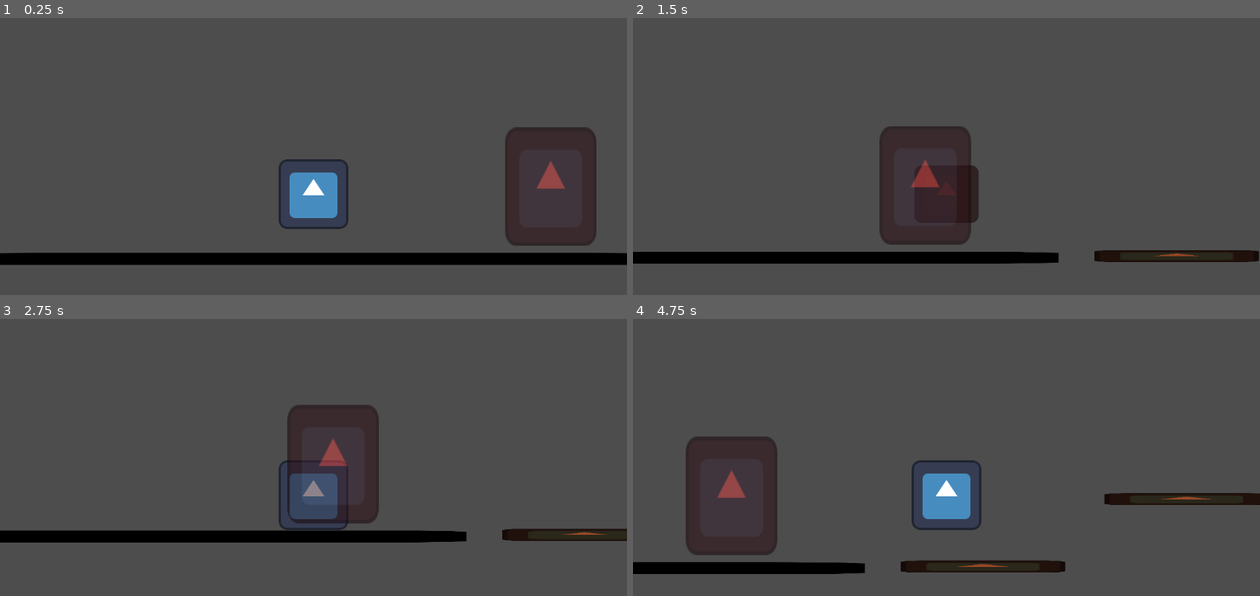
Above: before the commit, frames 1-4 (two rows, left to right).
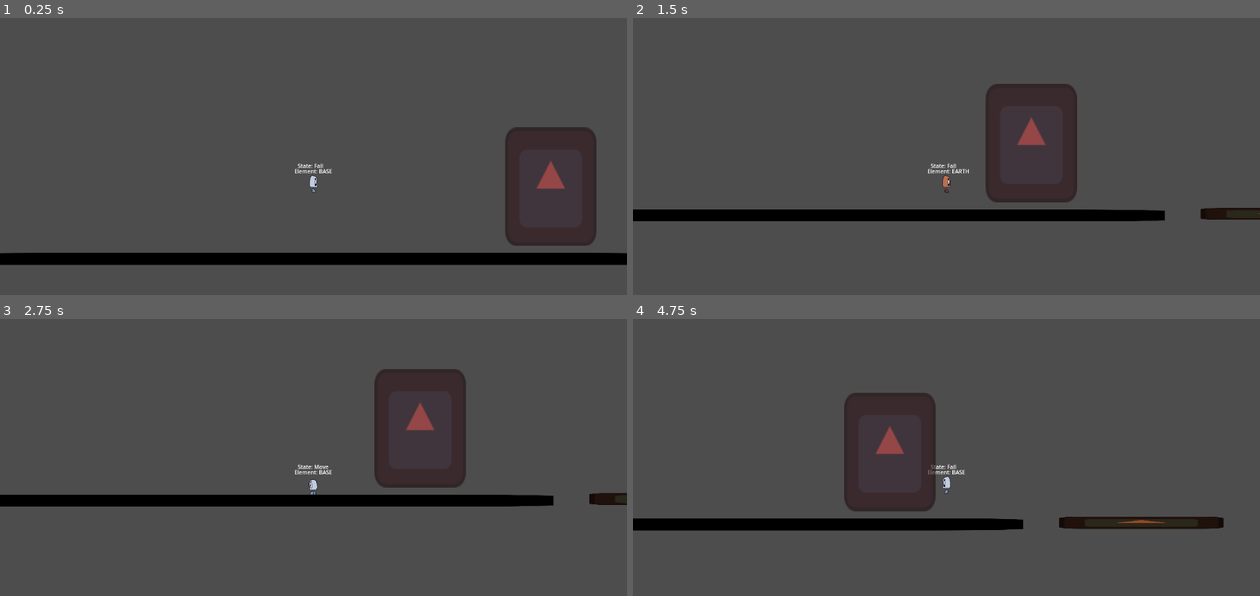
Above: after the commit, the same moments.

Repository: tkm3d1a/Piratesoftware_gamejam15
Game: Godot game, scene res://scenes/levels/proto_level.tscn
Two runs of this game, one before a commit and one after it. Both use one fixed random seed, a clock stepped at 60 frames per second and the inputs below. The engine's default icon, where the game draws it, is replaced by a stand-in: a white triangle on a blue panel in a dark square.
Inputs:
- Up to frame 1 (0.25 s): no input
- Up to frame 2 (1.5 s): hold S (transform_base) 0.53-1.28 s; hold D (move_right) from 0.53 s (still down); tap Space (jump) at 0.77, 1.07 s; tap Q (transform_earth) at 0.8, 1.35 s
- Up to frame 3 (2.75 s): tap Space (jump) at 1.52, 1.55, 1.82, 2.1 s; release D (move_right) at 2.03 s; hold A (move_left) from 2.03 s (still down); hold S (transform_base) from 2.03 s (still down)
- Up to frame 4 (4.75 s): release A (move_left) at 2.78 s; release S (transform_base) at 2.78 s; hold D (move_right) 2.78-4.28 s; tap S (transform_base) at 2.85, 4.35 s; tap Space (jump) at 3.02, 3.32, 3.77, 3.8, 4.07, 4.52 s; tap Q (transform_earth) at 3.05 s; hold Q (transform_earth) 3.53-4.28 s; hold A (move_left) from 4.28 s (still down)

The runs differ from the first frame. In frame 1, 1.7% of the frame differs, in the area x 44-56%, y 50-77%; in frame 2, 16%, in the area x 0-100%, y 23-89%; in frame 3, 16%; in frame 4, 16%.

Commit message:
Enabled State machine logic, first art added

Diff:
--- a/scenes/characters/player/player.gd
+++ /dev/null
@@ -1,66 +0,0 @@
-class_name Player extends CharacterBody2D
-
-@export var speed = 300.0
-@export var jump_velocity = -400.0
-
-@export var current_transform_state: Transform_State = Transform_State.BASE
-
-@onready var anim_player_node: AnimationPlayer = get_node("AnimationPlayer")
-
-var can_transform: bool = false
-var gravity: int = ProjectSettings.get_setting("physics/2d/default_gravity")
-
-enum Transform_State {
-	BASE,
-	EARTH,
-	WATER,
-	WIND,
-	FIRE
-}
-
-func _ready() -> void:
-	speed = speed * 100
-
-func _physics_process(delta: float) -> void:
-	if not is_on_floor():
-		velocity.y += gravity * delta
-
-	if Input.is_action_just_pressed("jump") and is_on_floor():
-		velocity.y = jump_velocity
-
-	var direction := Input.get_axis("move_left", "move_right")
-	if direction:
-		velocity.x = direction * speed * delta
-	else:
-		velocity.x = move_toward(velocity.x, 0, speed)
-
-	move_and_slide()
-
-func _input(event: InputEvent) -> void:
-	if can_transform:
-		if event.is_action_pressed("transform_earth"):
-			transform(Transform_State.EARTH)
-
-	if event.is_action_pressed("transform_base"):
-		transform(Transform_State.BASE)
-
-func entered_transform_area() -> void:
-	can_transform = true
-
-func exited_transform_area() -> void:
-	can_transform = false
-
-func transform(to_state: Transform_State) -> void:
-	if not to_state != current_transform_state:
-		return
-
-	match to_state:
-		Transform_State.EARTH:
-			print("Player transformed to earth")
-			anim_player_node.play("transform_earth")
-			can_transform = false
-		Transform_State.BASE:
-			print("Player transformed to base")
-			current_transform_state = Transform_State.BASE
-		_:
-			print("Default transform match case")
--- a/scenes/characters/player/player.tscn
+++ b/scenes/characters/player/player.tscn
@@ -1,79 +1,127 @@
-[gd_scene load_steps=13 format=3 uid="uid://bfhmbpbwqft06"]
+[gd_scene load_steps=21 format=3 uid="uid://bfhmbpbwqft06"]
 
-[ext_resource type="Script" path="res://scenes/characters/player/player.gd" id="1_mgxym"]
-[ext_resource type="Texture2D" uid="uid://veyyk5bw6mx3" path="res://icon.svg" id="1_w27jm"]
+[ext_resource type="Script" path="res://scripts/characters/player.gd" id="1_j5j4t"]
+[ext_resource type="Texture2D" uid="uid://jcasxtednocm" path="res://assets/art/Main_char.png" id="2_6ts8v"]
+[ext_resource type="Texture2D" uid="uid://c0l32tgrvcl60" path="res://assets/art/earth_sprites.png" id="3_5rary"]
+[ext_resource type="Script" path="res://scripts/utility/state_machine/state_machine.gd" id="3_vx4s3"]
+[ext_resource type="Script" path="res://scripts/characters/player_states/idle.gd" id="4_m2mrs"]
+[ext_resource type="Script" path="res://scripts/characters/player_states/jump.gd" id="5_32xg3"]
+[ext_resource type="Script" path="res://scripts/characters/player_states/move.gd" id="6_y10j3"]
+[ext_resource type="Script" path="res://scripts/characters/player_states/fall.gd" id="7_m2wyd"]
 
-[sub_resource type="RectangleShape2D" id="RectangleShape2D_7tmvi"]
-size = Vector2(130, 132)
+[sub_resource type="RectangleShape2D" id="RectangleShape2D_her8j"]
+size = Vector2(18, 29)
+
+[sub_resource type="Animation" id="Animation_7eaxf"]
+resource_name = "fall"
+length = 0.10001
+loop_mode = 1
+tracks/0/type = "value"
+tracks/0/imported = false
+tracks/0/enabled = true
+tracks/0/path = NodePath("Sprite2D:frame")
+tracks/0/interp = 1
+tracks/0/loop_wrap = true
+tracks/0/keys = {
+"times": PackedFloat32Array(0),
+"transitions": PackedFloat32Array(1),
+"update": 1,
+"values": [17]
+}
 
 [sub_resource type="Animation" id="Animation_d36ww"]
 resource_name = "idle"
+length = 0.500013
+loop_mode = 1
+step = 0.125
+tracks/0/type = "value"
+tracks/0/imported = false
+tracks/0/enabled = true
+tracks/0/path = NodePath("Sprite2D:frame")
+tracks/0/interp = 1
+tracks/0/loop_wrap = true
+tracks/0/keys = {
+"times": PackedFloat32Array(0, 0.125, 0.25, 0.375),
+"transitions": PackedFloat32Array(1, 1, 1, 1),
+"update": 1,
+"values": [0, 1, 2, 3]
+}
+
+[sub_resource type="Animation" id="Animation_d52k1"]
+resource_name = "jump"
+length = 0.10001
+loop_mode = 1
+tracks/0/type = "value"
+tracks/0/imported = false
+tracks/0/enabled = true
+tracks/0/path = NodePath("Sprite2D:frame")
+tracks/0/interp = 1
+tracks/0/loop_wrap = true
+tracks/0/keys = {
+"times": PackedFloat32Array(0),
+"transitions": PackedFloat32Array(1),
+"update": 1,
+"values": [18]
+}
 
 [sub_resource type="Animation" id="Animation_u57uv"]
 resource_name = "move"
-
-[sub_resource type="Animation" id="Animation_d52k1"]
-resource_name = "jump"
-
-[sub_resource type="Animation" id="Animation_7eaxf"]
-resource_name = "fall"
 
 [sub_resource type="Animation" id="Animation_b2g7q"]
 resource_name = "transform_earth"
 length = 0.2
 step = 0.01
-tracks/0/type = "value"
-tracks/0/imported = false
-tracks/0/enabled = true
-tracks/0/path = NodePath("Sprite2D:scale")
-tracks/0/interp = 1
-tracks/0/loop_wrap = true
-tracks/0/keys = {
-"times": PackedFloat32Array(0, 0.05, 0.1, 0.2),
-"transitions": PackedFloat32Array(1, 1, 1, 1),
-"update": 0,
-"values": [Vector2(1, 1), Vector2(0.8, 1.2), Vector2(0.9, 0.8), Vector2(1, 1)]
-}
-tracks/1/type = "value"
-tracks/1/imported = false
-tracks/1/enabled = true
-tracks/1/path = NodePath("Sprite2D:modulate")
-tracks/1/interp = 2
-tracks/1/loop_wrap = true
-tracks/1/keys = {
-"times": PackedFloat32Array(0, 0.03, 0.14, 0.2),
-"transitions": PackedFloat32Array(1, 1, 1, 1),
-"update": 0,
-"values": [Color(1, 1, 1, 1), Color(0.584314, 0.231373, 0.027451, 0.647059), Color(0.584314, 0.231373, 0.027451, 0.647059), Color(1, 1, 1, 1)]
-}
-tracks/2/type = "value"
-tracks/2/imported = false
-tracks/2/enabled = true
-tracks/2/path = NodePath(".:current_transform_state")
-tracks/2/interp = 1
-tracks/2/loop_wrap = true
-tracks/2/keys = {
-"times": PackedFloat32Array(0.1),
-"transitions": PackedFloat32Array(1),
-"update": 1,
-"values": [1]
-}
+
+[sub_resource type="Animation" id="Animation_wrqnc"]
+resource_name = "transform_fire"
+
+[sub_resource type="Animation" id="Animation_wxk1e"]
+resource_name = "transform_water"
 
 [sub_resource type="Animation" id="Animation_2j10c"]
 resource_name = "transform_wind"
 
-[sub_resource type="Animation" id="Animation_wxk1e"]
-resource_name = "transform_water"
+[sub_resource type="Animation" id="Animation_jabcs"]
+resource_name = "run"
+length = 0.380957
+loop_mode = 1
+step = 0.047619
+tracks/0/type = "value"
+tracks/0/imported = false
+tracks/0/enabled = true
+tracks/0/path = NodePath("Sprite2D:frame")
+tracks/0/interp = 1
+tracks/0/loop_wrap = true
+tracks/0/keys = {
+"times": PackedFloat32Array(0, 0.047619, 0.0952381, 0.142857, 0.190476, 0.238095, 0.285714, 0.333333),
+"transitions": PackedFloat32Array(1, 1, 1, 1, 1, 1, 1, 1),
+"update": 1,
+"values": [9, 10, 11, 12, 13, 14, 15, 16]
+}
 
-[sub_resource type="Animation" id="Animation_wrqnc"]
-resource_name = "transform_fire"
+[sub_resource type="Animation" id="Animation_l6ll7"]
+length = 0.001
+tracks/0/type = "value"
+tracks/0/imported = false
+tracks/0/enabled = true
+tracks/0/path = NodePath("Sprite2D:frame")
+tracks/0/interp = 1
+tracks/0/loop_wrap = true
+tracks/0/keys = {
+"times": PackedFloat32Array(0),
+"transitions": PackedFloat32Array(1),
+"update": 1,
+"values": [8]
+}
 
 [sub_resource type="AnimationLibrary" id="AnimationLibrary_e66e3"]
 _data = {
+"RESET": SubResource("Animation_l6ll7"),
 "fall": SubResource("Animation_7eaxf"),
 "idle": SubResource("Animation_d36ww"),
 "jump": SubResource("Animation_d52k1"),
 "move": SubResource("Animation_u57uv"),
+"run": SubResource("Animation_jabcs"),
 "transform_earth": SubResource("Animation_b2g7q"),
 "transform_fire": SubResource("Animation_wrqnc"),
 "transform_water": SubResource("Animation_wxk1e"),
@@ -81,19 +129,71 @@
 }
 
 [node name="Player" type="CharacterBody2D" groups=["player"]]
-script = ExtResource("1_mgxym")
+script = ExtResource("1_j5j4t")
+base_sprites = ExtResource("2_6ts8v")
+earth_sprites = ExtResource("3_5rary")
 
 [node name="Sprite2D" type="Sprite2D" parent="."]
-texture = ExtResource("1_w27jm")
+texture_filter = 1
+position = Vector2(0, -19)
+texture = ExtResource("2_6ts8v")
+hframes = 19
+frame = 8
 
 [node name="CollisionShape2D" type="CollisionShape2D" parent="."]
-shape = SubResource("RectangleShape2D_7tmvi")
+position = Vector2(0, -14.5)
+shape = SubResource("RectangleShape2D_her8j")
 
 [node name="AnimationPlayer" type="AnimationPlayer" parent="."]
 libraries = {
 "": SubResource("AnimationLibrary_e66e3")
 }
 
-[node name="StateMachine" type="Node" parent="."]
+[node name="StateMachine" type="Node" parent="." node_paths=PackedStringArray("starting_state")]
+script = ExtResource("3_vx4s3")
+starting_state = NodePath("Idle")
+
+[node name="Idle" type="Node" parent="StateMachine" node_paths=PackedStringArray("move_state", "jump_state", "fall_state")]
+script = ExtResource("4_m2mrs")
+move_state = NodePath("../Move")
+jump_state = NodePath("../Jump")
+fall_state = NodePath("../Fall")
+animation_name = "idle"
+
+[node name="Jump" type="Node" parent="StateMachine" node_paths=PackedStringArray("move_state", "idle_state", "fall_state")]
+script = ExtResource("5_32xg3")
+move_state = NodePath("../Move")
+idle_state = NodePath("../Idle")
+fall_state = NodePath("../Fall")
+animation_name = "jump"
+
+[node name="Move" type="Node" parent="StateMachine" node_paths=PackedStringArray("idle_state", "jump_state", "fall_state")]
+script = ExtResource("6_y10j3")
+idle_state = NodePath("../Idle")
+jump_state = NodePath("../Jump")
+fall_state = NodePath("../Fall")
+animation_name = "run"
+
+[node name="Fall" type="Node" parent="StateMachine" node_paths=PackedStringArray("move_state", "idle_state")]
+script = ExtResource("7_m2wyd")
+move_state = NodePath("../Move")
+idle_state = NodePath("../Idle")
+animation_name = "fall"
 
 [node name="Camera2D" type="Camera2D" parent="."]
+
+[node name="DEBUG_state" type="Label" parent="."]
+offset_left = -29.0
+offset_top = -59.0
+offset_right = 25.0
+offset_bottom = -36.0
+theme_override_font_sizes/font_size = 10
+text = "State: <<>>"
+
+[node name="DEBUG_transform" type="Label" parent="."]
+offset_left = -35.0
+offset_top = -49.0
+offset_right = 33.0
+offset_bottom = -26.0
+theme_override_font_sizes/font_size = 10
+text = "Element: <<>>"
--- a/scenes/levels/components/base_earth_platform.tscn
+++ b/scenes/levels/components/base_earth_platform.tscn
@@ -8,7 +8,7 @@
 
 [sub_resource type="CapsuleShape2D" id="CapsuleShape2D_s3dem"]
 radius = 38.0
-height = 314.0
+height = 338.0
 
 [node name="BaseEarthPlatform" type="StaticBody2D"]
 script = ExtResource("1_flnjw")
--- /dev/null
+++ b/scripts/characters/player.gd
@@ -0,0 +1,87 @@
+class_name Player extends CharacterBody2D
+
+@export_group("Movement")
+@export var speed = 300.0
+@export var jump_velocity = 400.0
+
+@export_group("Transformations")
+@export var current_transform_state: Transform_State = Transform_State.BASE
+@export var base_sprites: Texture2D
+@export var earth_sprites: Texture2D
+@export var wind_sprites: Texture2D
+@export var water_sprites: Texture2D
+@export var fire_sprites: Texture2D
+
+@onready var state_machine: StateMachine = get_node("StateMachine")
+@onready var anim_player_node: AnimationPlayer = get_node("AnimationPlayer")
+@onready var sprite_node: Sprite2D = get_node("Sprite2D")
+
+# Debug things
+@onready var DEBUG_state_label: Label = get_node("DEBUG_state")
+var base_state_string: String = "State: "
+@onready var DEBUG_transform_label: Label = get_node("DEBUG_transform")
+var base_transform_string: String = "Element: "
+
+var can_transform: bool = true
+var gravity: int = ProjectSettings.get_setting("physics/2d/default_gravity")
+
+enum Transform_State {
+	BASE,
+	EARTH,
+	WATER,
+	WIND,
+	FIRE
+}
+
+func _ready() -> void:
+	# speed = speed * 100
+	d_update_transform_label(Transform_State.keys()[current_transform_state])
+	state_machine.init(self)
+
+func _physics_process(delta: float) -> void:
+	state_machine.process_physics(delta)
+
+func _unhandled_input(event: InputEvent) -> void:
+	state_machine.process_input(event)
+	#TODO: Move below to handle inside state machine?
+	# if can_transform:
+	# 	if event.is_action_pressed("transform_earth"):
+	# 		transform(Transform_State.EARTH)
+
+	# if event.is_action_pressed("transform_base"):
+	# 	transform(Transform_State.BASE)
+
+func _process(delta: float) -> void:
+	state_machine.process_frame(delta)
+
+func entered_transform_area() -> void:
+	can_transform = true
+
+func exited_transform_area() -> void:
+	can_transform = false
+
+func transform(to_state: Transform_State) -> void:
+	if to_state == current_transform_state:
+		return
+
+	match to_state:
+		Transform_State.EARTH:
+			sprite_node.texture = earth_sprites
+			# can_transform = false
+			current_transform_state = Transform_State.EARTH
+			d_update_transform_label(Transform_State.keys()[current_transform_state])
+		Transform_State.BASE:
+			sprite_node.texture = base_sprites
+			current_transform_state = Transform_State.BASE
+			d_update_transform_label(Transform_State.keys()[current_transform_state])
+		_:
+			print("Default transform match case")
+
+##############################################################
+# Debug only functions
+
+func d_update_state_label(state_name: String) -> void:
+		DEBUG_state_label.text = base_state_string + state_name
+
+func d_update_transform_label(element: String) -> void:
+	DEBUG_transform_label.text = base_transform_string + element
--- /dev/null
+++ b/scripts/characters/player_states/fall.gd
@@ -0,0 +1,39 @@
+class_name Fall extends State
+
+@export var move_state: State
+@export var idle_state: State
+
+func enter() -> void:
+	super()
+
+func exit() -> void:
+	super()
+
+func process_physics(delta: float) -> State:
+	parent.velocity.y += gravity * delta
+	var movement: float = Input.get_axis("move_left", "move_right") * parent.speed
+
+	if movement != 0:
+		parent.sprite_node.flip_h = movement < 0
+
+	parent.velocity.x = movement
+	parent.move_and_slide()
+
+	if parent.is_on_floor():
+		if movement != 0:
+			return move_state
+		return idle_state
+
+	return null
+
+func process_frame(_delta: float) -> State:
+	return null
+
+func process_input(_event: InputEvent) -> State:
+	if Input.is_action_just_pressed("transform_earth") and parent.can_transform:
+		parent.transform(parent.Transform_State.EARTH)
+
+	if Input.is_action_just_pressed("transform_base"):
+		parent.transform(parent.Transform_State.BASE)
+
+	return null
--- /dev/null
+++ b/scripts/characters/player_states/idle.gd
@@ -0,0 +1,35 @@
+class_name Idle extends State
+
+@export var move_state: State
+@export var jump_state: State
+@export var fall_state: State
+
+func enter() -> void:
+	super()
+	parent.velocity.x = 0
+
+func exit() -> void:
+	super()
+
+func process_physics(delta: float) -> State:
+	parent.velocity.y += gravity * delta
+	parent.move_and_slide()
+
+	if not parent.is_on_floor():
+		return fall_state
+
+	return null
+
+func process_input(_event: InputEvent) -> State:
+	if Input.is_action_just_pressed("jump") and parent.is_on_floor():
+		return jump_state
+	if Input.is_action_just_pressed("move_left") or Input.is_action_just_pressed("move_right"):
+		return move_state
+
+	if Input.is_action_just_pressed("transform_earth") and parent.can_transform:
+		parent.transform(parent.Transform_State.EARTH)
+
+	if Input.is_action_just_pressed("transform_base"):
+		parent.transform(parent.Transform_State.BASE)
+
+	return null
--- /dev/null
+++ b/scripts/characters/player_states/jump.gd
@@ -0,0 +1,45 @@
+class_name Jump extends State
+
+@export var move_state: State
+@export var idle_state: State
+@export var fall_state: State
+
+func enter() -> void:
+	super()
+	parent.velocity.y = -parent.jump_velocity
+
+func exit() -> void:
+	super()
+
+func process_physics(delta: float) -> State:
+	parent.velocity.y += gravity * delta
+
+	if parent.velocity.y > 0:
+		return fall_state
+
+	var movement: float = Input.get_axis("move_left", "move_right") * parent.speed
+
+	if movement != 0:
+		parent.sprite_node.flip_h = movement < 0
+
+	parent.velocity.x = movement
+	parent.move_and_slide()
+
+	if parent.is_on_floor():
+		if movement != 0:
+			return move_state
+		return idle_state
+
+	return null
+
+func process_frame(_delta: float) -> State:
+	return null
+
+func process_input(_event: InputEvent) -> State:
+	if Input.is_action_just_pressed("transform_earth") and parent.can_transform:
+		parent.transform(parent.Transform_State.EARTH)
+
+	if Input.is_action_just_pressed("transform_base"):
+		parent.transform(parent.Transform_State.BASE)
+
+	return null
--- /dev/null
+++ b/scripts/characters/player_states/move.gd
@@ -0,0 +1,40 @@
+class_name Move extends State
+
+@export var idle_state: State
+@export var jump_state: State
+@export var fall_state: State
+
+func enter() -> void:
+	super()
+
+func exit() -> void:
+	super()
+
+func process_physics(_delta: float) -> State:
+	var movement: float = Input.get_axis("move_left", "move_right") * parent.speed
+
+	if movement == 0:
+		return idle_state
+
+	if not parent.is_on_floor():
+		return fall_state
+
+	parent.velocity.x = movement
+	parent.sprite_node.flip_h = movement < 0
+	parent.move_and_slide()
+	return null
+
+func process_frame(_delta: float) -> State:
+	return null
+
+func process_input(_event: InputEvent) -> State:
+	if Input.is_action_just_pressed("jump") and parent.is_on_floor():
+		return jump_state
+
+	if Input.is_action_just_pressed("transform_earth") and parent.can_transform:
+		parent.transform(parent.Transform_State.EARTH)
+
+	if Input.is_action_just_pressed("transform_base"):
+		parent.transform(parent.Transform_State.BASE)
+
+	return null
--- /dev/null
+++ b/scripts/utility/state_machine/state.gd
@@ -0,0 +1,22 @@
+class_name State extends Node
+
+@export var animation_name: String
+
+var gravity: int = ProjectSettings.get_setting("physics/2d/default_gravity")
+var parent: Player
+
+func enter() -> void:
+	parent.anim_player_node.play(animation_name)
+	parent.d_update_state_label(self.name)
+
+func exit() -> void:
+	parent.anim_player_node.stop()
+
+func process_physics(_delta: float) -> State:
+	return null
+
+func process_frame(_delta: float) -> State:
+	return null
+
+func process_input(_event: InputEvent) -> State:
+	return null
--- /dev/null
+++ b/scripts/utility/state_machine/state_machine.gd
@@ -0,0 +1,34 @@
+class_name StateMachine extends Node
+
+@export var starting_state: State
+
+var current_state: State
+
+func init(parent: Player) -> void:
+	# Sets the parent of all the children states
+	for child in get_children():
+		child.parent = parent
+
+	change_state(starting_state)
+
+func change_state(new_state: State) -> void:
+	if current_state:
+		current_state.exit()
+
+	current_state = new_state
+	current_state.enter()
+
+func process_physics(delta: float) -> void:
+	var new_state: State = current_state.process_physics(delta)
+	if new_state:
+		change_state(new_state)
+
+func process_input(event: InputEvent) -> void:
+	var new_state: State = current_state.process_input(event)
+	if new_state:
+		change_state(new_state)
+
+func process_frame(delta: float) -> void:
+	var new_state: State = current_state.process_frame(delta)
+	if new_state:
+		change_state(new_state)
Binary file added: assets/art/Main_char.png
Not shown, added: assets/art/Main_char.png.import
Binary file added: assets/art/earth_sprites.png
Not shown, added: assets/art/earth_sprites.png.import
